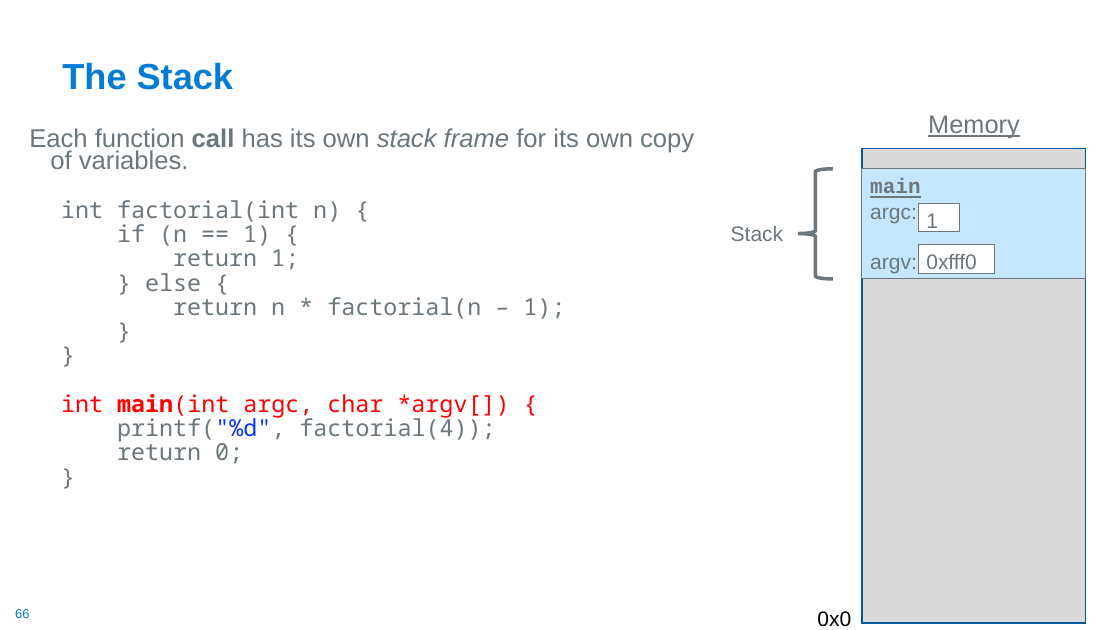
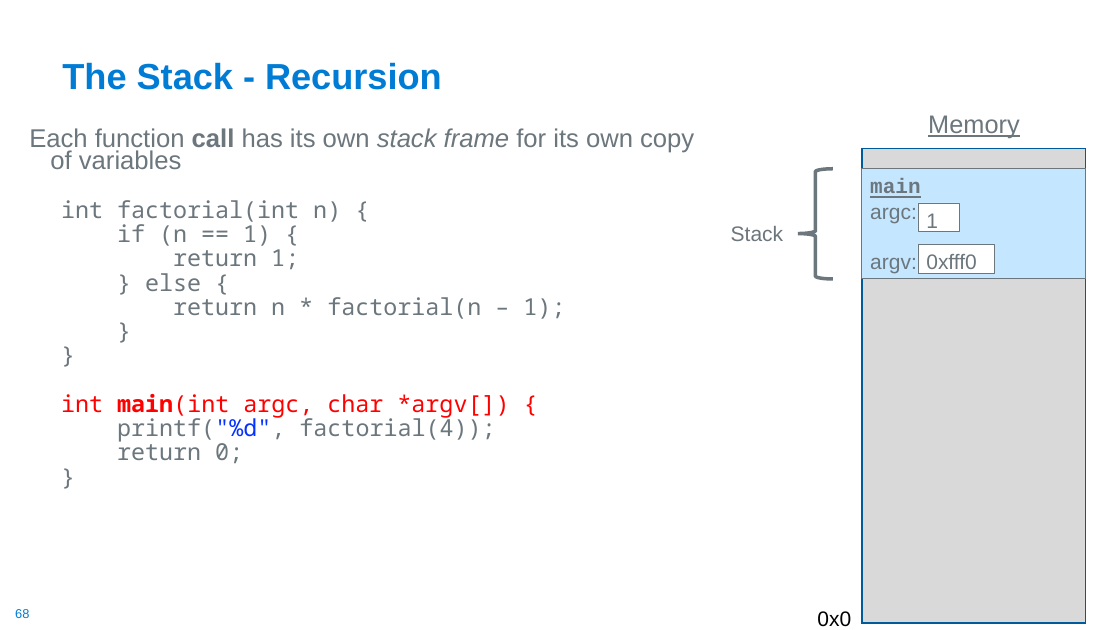
Before and after one commit to cse30-fa22/Muller_CSE30_Lecture_Slides, a slide deck: slide 68 of 08_Assm_Part3.pptx (slide 66 before the commit). Drawn at 1120x630 pixels with LibreOffice and Linux fonts; fonts in the diff are those of the drawing. Boxes give left, top, right and bottom in pixels: in the first picture for what was removed or moved away, otherwise in the second. Text is boxed around its words. In the diff, an @@ line names an element or a change of style, - is before the commit and + after.

```diff
--- a/08_Assm_Part3.pptx
+++ b/08_Assm_Part3.pptx
@@ title at (x1=62, y1=62, x2=442, y2=90): text changed @@
-The Stack
+The Stack - Recursion
@@ text at (x1=29, y1=128, x2=694, y2=169): text changed @@
-Each function call has its own stack frame for its own copy of variables.
+Each function call has its own stack frame for its own copy of variables
@@ page number at (x1=15, y1=609, x2=29, y2=618): text changed @@
-66
+68
```
Also in this commit, not shown: 26 other slides changed, 3 slides added, 21 slides removed, 1 other file.
